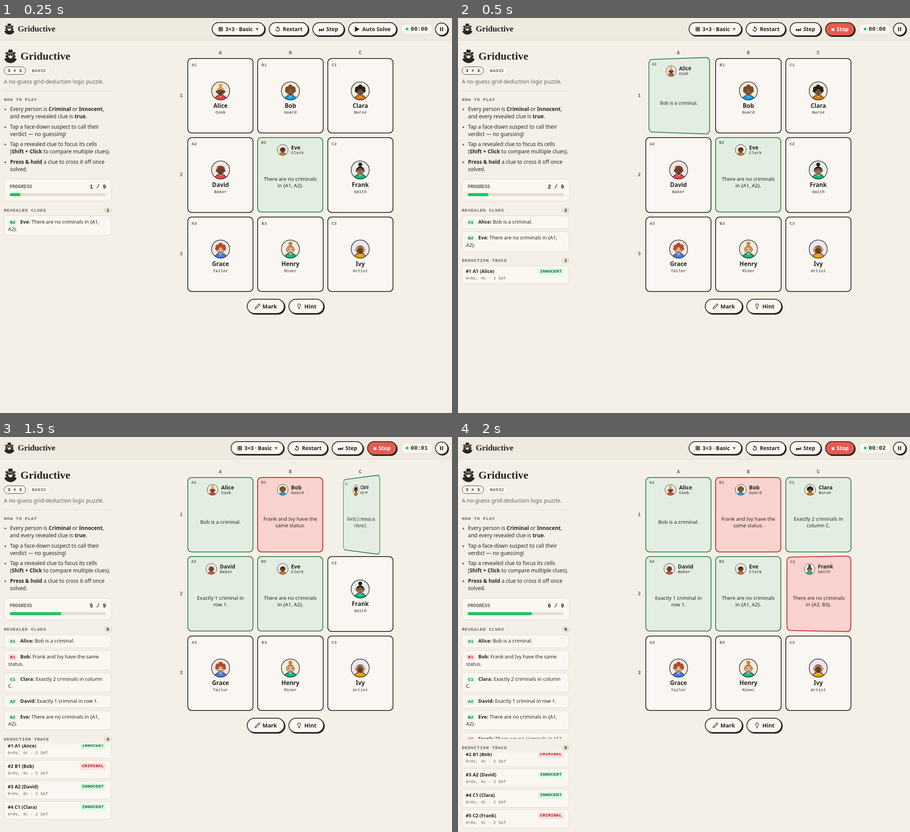
Above: before the commit, frames 1-4 (two rows, left to right).
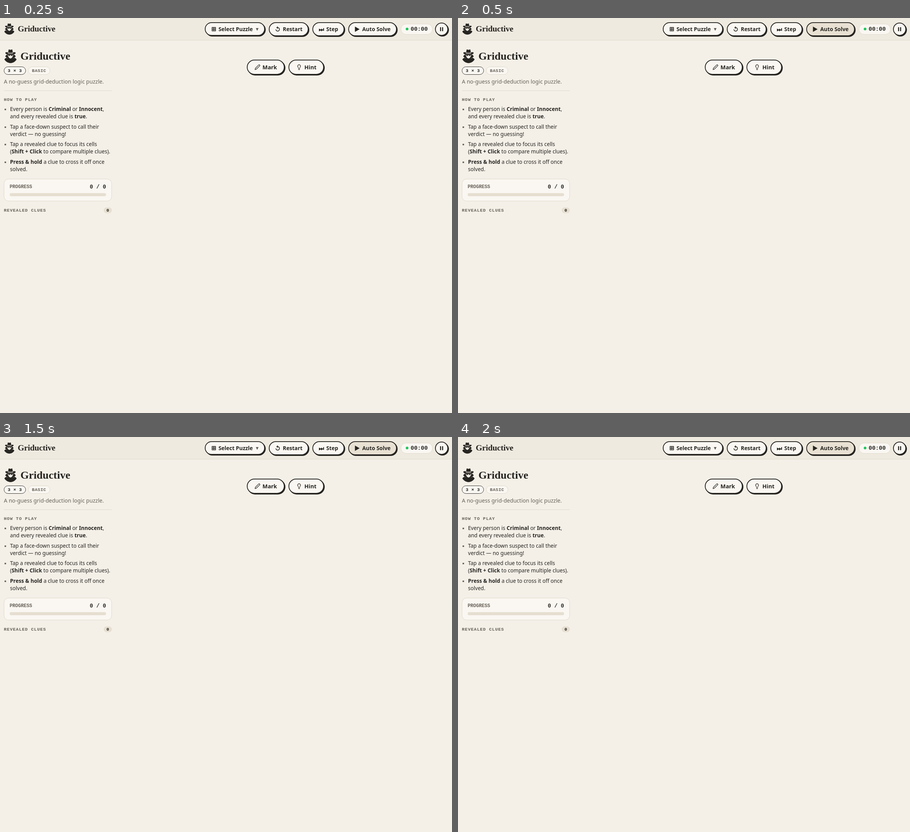
Above: after the commit, the same moments.

Repository: lengoc-tuyen/griductive-game
Game: browser game, page frontend/assets/index.html
Two runs of this game, one before a commit and one after it. Both use one fixed random seed, a clock stepped at 60 frames per second and the inputs below.
Inputs:
- Up to frame 1 (0.25 s): no input
- Up to frame 2 (0.5 s): click "▶ Auto Solve" at 0.27 s
- Up to frame 3 (1.5 s): hold Left from 1.03 s (still down); tap Space at 1.1 s
- Up to frame 4 (2 s): release Left at 1.6 s; tap Space at 1.6 s; hold Up 1.65-1.95 s

The runs differ from the first frame. In frame 1, 2.8% of the frame differs, in the area x 0-88%, y 1-76%; in frame 2, 3.8%; in frame 3, 6.8%; in frame 4, 9.4%, in the area x 0-95%, y 1-100%.

Commit message:
Kiểm thử và clean source code
xóa:
4 file trống trong frontend/gui/: board_view.py, card_widget.py, controls.py, messages.py.
Trang console test trong frontend/gui/app.py: bỏ đoạn HTML, route /dev, trang hiển thị thay khi thiếu index.html, hàm _send_html và 2 dòng in thông tin console khi khởi động. File giảm từ 895 xuống khoảng 400 dòng.
Mock offline trong frontend/assets/js/api.js: file được viết lại, chỉ còn gọi API của server. Giao diện không còn chứa đáp án nào nữa.
File JSON trùng frontend/assets/test_3x3_basic.json và 3 file .gitkeep.
2 test thừa trong test_frontend_d1.py.
Phần C: frontend/FRONTEND_PLAN.md, frontend/report_d1.tex, data/demo/demo_script.md. Thư mục data/demo/ cũng không còn vì đã trống.
- Thêm nhánh xử lý lỗi cho Verdict và Hint.

Diff:
--- a/frontend/assets/js/api.js
+++ b/frontend/assets/js/api.js
@@ -1,239 +1,50 @@
-// API client matching D1 JSON Contract (with full 3x3 solvable offline mock)
+// API client for the Griductive web server (frontend/gui/app.py).
+// The browser never holds the hidden solution: every decision is made server-side.
 
-const MOCK_PUZZLE_STATE = {
-  puzzle_id: "test_3x3_basic",
-  size: 3,
-  is_solved: false,
-  proved_count: 1,
-  total_cells: 9,
-  cards: [
-    { cell: "A1", row: 1, col: "A", name: "Alice", profession: "Cook", is_revealed: false, status: null, clue_id: null, clue_text: null, highlight_cells: [] },
-    { cell: "B1", row: 1, col: "B", name: "Bob", profession: "Guard", is_revealed: false, status: null, clue_id: null, clue_text: null, highlight_cells: [] },
-    { cell: "C1", row: 1, col: "C", name: "Clara", profession: "Nurse", is_revealed: false, status: null, clue_id: null, clue_text: null, highlight_cells: [] },
-    { cell: "A2", row: 2, col: "A", name: "David", profession: "Baker", is_revealed: false, status: null, clue_id: null, clue_text: null, highlight_cells: [] },
-    { cell: "B2", row: 2, col: "B", name: "Eve", profession: "Clerk", is_revealed: true, status: "INNOCENT", clue_id: "clue_B2", clue_text: "There are no criminals in {A1, A2}.", highlight_cells: ["A1", "A2"] },
-    { cell: "C2", row: 2, col: "C", name: "Frank", profession: "Smith", is_revealed: false, status: null, clue_id: null, clue_text: null, highlight_cells: [] },
-    { cell: "A3", row: 3, col: "A", name: "Grace", profession: "Tailor", is_revealed: false, status: null, clue_id: null, clue_text: null, highlight_cells: [] },
-    { cell: "B3", row: 3, col: "B", name: "Henry", profession: "Miner", is_revealed: false, status: null, clue_id: null, clue_text: null, highlight_cells: [] },
-    { cell: "C3", row: 3, col: "C", name: "Ivy", profession: "Artist", is_revealed: false, status: null, clue_id: null, clue_text: null, highlight_cells: [] }
-  ]
-};
-
-const ALL_3X3_CELLS = ["A1", "B1", "C1", "A2", "B2", "C2", "A3", "B3", "C3"];
-
-const MOCK_SOLUTIONS = {
-  A1: { status: "INNOCENT", clue: "Bob is a criminal.", highlight: ["B1"], req: () => true },
-  A2: { status: "INNOCENT", clue: "Exactly 1 criminal in row 1.", highlight: ["A1", "B1", "C1"], req: () => true },
-  B1: { status: "CRIMINAL", clue: "Frank and Ivy have the same status.", highlight: ["C2", "C3"], req: (rev) => rev.has("A1") },
-  C1: { status: "INNOCENT", clue: "Exactly 2 criminals in column C.", highlight: ["C1", "C2", "C3"], req: (rev) => rev.has("A2") && rev.has("B1") },
-  C2: { status: "CRIMINAL", clue: "There are no criminals in {A3, B3}.", highlight: ["A3", "B3"], req: (rev) => rev.has("C1") },
-  C3: { status: "CRIMINAL", clue: "Grace is innocent.", highlight: ["A3"], req: (rev) => rev.has("C1") },
-  A3: { status: "INNOCENT", clue: "Henry is innocent.", highlight: ["B3"], req: (rev) => rev.has("C2") || rev.has("C3") },
-  B3: { status: "INNOCENT", clue: "There are 3 criminals in total.", highlight: ALL_3X3_CELLS, req: (rev) => rev.has("C2") || rev.has("A3") }
-};
-
-let offlineState = JSON.parse(JSON.stringify(MOCK_PUZZLE_STATE));
-
-async function fetchPuzzles() {
+async function requestJson(url, options = {}) {
   try {
-    const res = await fetch("/api/puzzles");
-    if (!res.ok) throw new Error("Backend unavailable");
+    const res = await fetch(url, options);
     return await res.json();
-  } catch {
-    return {
-      ok: true,
-      puzzles: [{ id: "test_3x3_basic", name: "test_3x3_basic (3x3 - Offline Mock)", size: 3, path: "test_3x3_basic" }]
-    };
+  } catch (err) {
+    const message = "Cannot reach the game server. Is `python main.py` running?";
+    return { ok: false, error: message, message };
   }
 }
 
-async function fetchState() {
-  try {
-    const res = await fetch("/api/state");
-    if (!res.ok) throw new Error("Backend unavailable");
-    return await res.json();
-  } catch {
-    return { ok: true, state: offlineState };
+function postJson(url, payload) {
+  const options = { method: "POST" };
+  if (payload !== undefined) {
+    options.headers = { "Content-Type": "application/json" };
+    options.body = JSON.stringify(payload);
   }
+  return requestJson(url, options);
 }
 
-async function loadPuzzle(payload) {
-  try {
-    const res = await fetch("/api/load", {
-      method: "POST",
-      headers: { "Content-Type": "application/json" },
-      body: JSON.stringify(payload)
-    });
-    if (!res.ok) throw new Error("Backend unavailable");
-    return await res.json();
-  } catch {
-    if (payload && payload.puzzle && Array.isArray(payload.puzzle.characters)) {
-      const p = payload.puzzle;
-      const initSet = new Set(p.initially_revealed || []);
-      const cards = p.characters.map((ch) => {
-        const revealed = initSet.has(ch.cell);
-        const clue = (p.clues || []).find((c) => c.owner === ch.cell);
-        return {
-          cell: ch.cell,
-          row: parseInt(ch.cell.slice(1), 10),
-          col: ch.cell[0],
-          name: ch.name,
-          profession: ch.profession,
-          is_revealed: revealed,
-          status: revealed && p.solution ? p.solution[ch.cell] : null,
-          clue_id: revealed && clue ? clue.id : null,
-          clue_text: revealed && clue ? (clue.text || JSON.stringify(clue)) : null,
-          highlight_cells: revealed && clue ? (clue.cells || []) : []
-        };
-      });
-      offlineState = {
-        puzzle_id: p.id || "uploaded_puzzle",
-        size: p.size || Math.round(Math.sqrt(cards.length)),
-        is_solved: cards.every((c) => c.is_revealed),
-        proved_count: cards.filter((c) => c.is_revealed).length,
-        total_cells: cards.length,
-        cards
-      };
-      return { ok: true, message: `Loaded puzzle: ${offlineState.puzzle_id} (Offline Mock)`, state: offlineState };
-    }
-
-    offlineState = JSON.parse(JSON.stringify(MOCK_PUZZLE_STATE));
-    return { ok: true, message: "Loaded test_3x3_basic (Offline Mock)", state: offlineState };
-  }
+function fetchPuzzles() {
+  return requestJson("/api/puzzles");
 }
 
-async function restartPuzzle() {
-  try {
-    const res = await fetch("/api/restart", { method: "POST" });
-    if (!res.ok) throw new Error("Backend unavailable");
-    return await res.json();
-  } catch {
-    offlineState = JSON.parse(JSON.stringify(MOCK_PUZZLE_STATE));
-    return { ok: true, message: "Puzzle reset to initial state.", state: offlineState };
-  }
+function fetchState() {
+  return requestJson("/api/state");
 }
 
-async function submitVerdict(cell, status) {
-  try {
-    const res = await fetch("/api/verdict", {
-      method: "POST",
-      headers: { "Content-Type": "application/json" },
-      body: JSON.stringify({ cell, status })
-    });
-    if (!res.ok) throw new Error("Backend unavailable");
-    return await res.json();
-  } catch {
-    const revealedSet = new Set(
-      offlineState.cards.filter((c) => c.is_revealed).map((c) => c.cell)
-    );
-    const rule = MOCK_SOLUTIONS[cell];
-
-    if (!rule || !rule.req(revealedSet)) {
-      return {
-        ok: true,
-        result: "NOT_PROVABLE",
-        cell,
-        status,
-        message: "NOT PROVABLE: Neither status is logically forced by current clues. Do not guess!",
-        state: offlineState
-      };
-    }
-
-    if (status !== rule.status) {
-      return {
-        ok: true,
-        result: "CONTRADICTED",
-        cell,
-        status,
-        message: "CONTRADICTED: The opposite status is logically forced!",
-        state: offlineState
-      };
-    }
-
-    const card = offlineState.cards.find((c) => c.cell === cell);
-    card.is_revealed = true;
-    card.status = rule.status;
-    card.clue_text = rule.clue;
-    card.highlight_cells = rule.highlight;
-
-    offlineState.proved_count = offlineState.cards.filter((c) => c.is_revealed).length;
-    offlineState.is_solved = offlineState.proved_count === offlineState.total_cells;
-
-    return {
-      ok: true,
-      result: "ACCEPTED",
-      cell,
-      status,
-      message: `${cell} (${card.name}) confirmed ${status}!`,
-      state: offlineState
-    };
-  }
+function loadPuzzle(payload) {
+  return postJson("/api/load", payload);
 }
 
-// Subsystem C (/api/hint, /api/step, /api/auto_solve) integration
-async function fetchHint() {
-  try {
-    const res = await fetch("/api/hint", { method: "POST" });
-    if (!res.ok) throw new Error("Hint endpoint unavailable");
-    return await res.json();
-  } catch {
-    const revealedSet = new Set(
-      offlineState.cards.filter((c) => c.is_revealed).map((c) => c.cell)
-    );
-    for (const card of offlineState.cards) {
-      if (!card.is_revealed) {
-        const rule = MOCK_SOLUTIONS[card.cell];
-        if (rule && rule.req(revealedSet)) {
-          return {
-            ok: true,
-            outcome: "FOUND",
-            cell: card.cell,
-            name: card.name,
-            status: rule.status,
-            supporting_cells: Array.from(revealedSet),
-            message: `Hint: ${card.name} (${card.cell}) can be logically deduced now.`
-          };
-        }
-      }
-    }
-    return {
-      ok: true,
-      outcome: "NONE",
-      cell: null,
-      message: "No forced move available right now."
-    };
-  }
+function restartPuzzle() {
+  return postJson("/api/restart");
 }
 
-async function stepAgent() {
-  try {
-    const res = await fetch("/api/step", { method: "POST" });
-    if (!res.ok) throw new Error("Step endpoint unavailable");
-    return await res.json();
-  } catch {
-    const h = await fetchHint();
-    if (h.outcome === "FOUND" && h.cell && h.status) {
-      const v = await submitVerdict(h.cell, h.status);
-      return {
-        ok: true,
-        outcome: v.state && v.state.is_solved ? "SOLVED" : "STEPPED",
-        step: {
-          step: v.state ? v.state.proved_count : 1,
-          cell: h.cell,
-          name: h.name,
-          verdict: h.status,
-          kb: { primary_vars: 9, aux_vars: 0, clauses: 4 },
-          sat_calls: 2
-        },
-        state: v.state
-      };
-    }
-    return {
-      ok: true,
-      outcome: offlineState.is_solved ? "SOLVED" : "STUCK",
-      step: null,
-      message: "No forced move remains.",
-      state: offlineState
-    };
-  }
+function submitVerdict(cell, status) {
+  return postJson("/api/verdict", { cell, status });
 }
+
+// Agent endpoints (subsystem C): hint / single step.
+function fetchHint() {
+  return postJson("/api/hint");
+}
+
+function stepAgent() {
+  return postJson("/api/step");
+}
--- a/frontend/assets/js/main.js
+++ b/frontend/assets/js/main.js
@@ -555,6 +555,11 @@
       recordPuzzleSolved(currentState.puzzle_id, timerSeconds);
       setTimeout(openVictoryModal, 520);
     }
+  } else if (!res.ok) {
+    openErrorModal({
+      customTitle: "Verdict failed",
+      customBody: res.error || res.message || "The server could not process this verdict."
+    });
   } else {
     uiState.newlyRevealed = new Set();
     refreshBoard();
@@ -605,6 +610,11 @@
     uiState.hintStage = support.length > 0 ? 1 : 2;
     uiState.newlyRevealed = new Set();
     refreshBoard();
+  } else if (!res.ok) {
+    openErrorModal({
+      customTitle: "Hint failed",
+      customBody: res.error || res.message || "The server could not compute a hint."
+    });
   } else if (res.outcome === "INCONSISTENT") {
     openErrorModal({
       customTitle: "Contradictory clues",
--- a/frontend/assets/test_3x3_basic.json
+++ /dev/null
@@ -1,32 +0,0 @@
-{
-  "id": "test_3x3_basic",
-  "size": 3,
-  "characters": [
-    {"name": "Alice", "profession": "Cook",      "cell": "A1"},
-    {"name": "Bob",   "profession": "Guard",     "cell": "A2"},
-    {"name": "Cara",  "profession": "Painter",   "cell": "A3"},
-    {"name": "Dan",   "profession": "Farmer",    "cell": "B1"},
-    {"name": "Eve",   "profession": "Clerk",     "cell": "B2"},
-    {"name": "Finn",  "profession": "Detective", "cell": "B3"},
-    {"name": "Gina",  "profession": "Astronaut", "cell": "C1"},
-    {"name": "Hank",  "profession": "Cook",      "cell": "C2"},
-    {"name": "Ivy",   "profession": "Guard",     "cell": "C3"}
-  ],
-  "solution": {
-    "A1": "INNOCENT", "B1": "CRIMINAL", "C1": "INNOCENT",
-    "A2": "INNOCENT", "B2": "INNOCENT", "C2": "CRIMINAL",
-    "A3": "CRIMINAL", "B3": "INNOCENT", "C3": "INNOCENT"
-  },
-  "initially_revealed": ["B2"],
-  "clues": [
-    {"id": "clue_B2", "owner": "B2", "type": "AT_MOST",  "params": {"region": {"kind": "cells", "cells": ["A1", "A2"]}, "k": 0}},
-    {"id": "clue_A1", "owner": "A1", "type": "EXACTLY",  "params": {"region": {"kind": "row", "row": 1}, "k": 1}},
-    {"id": "clue_A2", "owner": "A2", "type": "FACT",     "params": {"person": "Gina", "status": "INNOCENT"}},
-    {"id": "clue_B1", "owner": "B1", "type": "EXACTLY",  "params": {"region": {"kind": "row", "row": 2}, "k": 1}},
-    {"id": "clue_C1", "owner": "C1", "type": "EXACTLY",  "params": {"region": {"kind": "col", "col": "C"}, "k": 1}},
-    {"id": "clue_C2", "owner": "C2", "type": "SAME",     "params": {"a": "Finn", "b": "Ivy"}},
-    {"id": "clue_B3", "owner": "B3", "type": "AT_LEAST", "params": {"region": {"kind": "col", "col": "A"}, "k": 1}},
-    {"id": "clue_A3", "owner": "A3", "type": "AT_MOST",  "params": {"region": {"kind": "col", "col": "A"}, "k": 1}},
-    {"id": "clue_C3", "owner": "C3", "type": "AT_MOST",  "params": {"region": {"kind": "neighbors", "of": "C3"}, "k": 2}}
-  ]
-}
Not shown, changed: requirements.txt
Not shown, removed: data/demo/.gitkeep
Not shown, removed: data/demo/demo_script.md
Not shown, removed: data/figures/.gitkeep
Not shown, removed: data/results/.gitkeep
Not shown, removed: frontend/FRONTEND_PLAN.md
Not shown, removed: frontend/report_d1.tex
